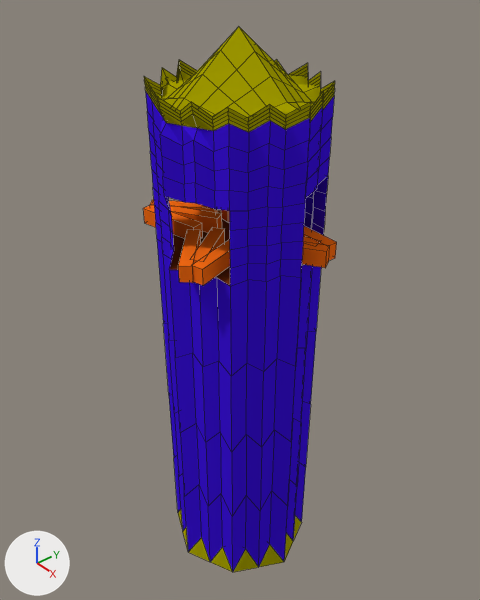
Two versions of the Blender file King Of Kings Docs/NewModels/BuildingModels/Ballistic Tower/ballistictower.blend, one commit apart.
The view is the same before and after, from a camera (50 mm lens) standing at (8.35, -7.11, 12.61) and looking at (-0.24, 0.02, 5.36). The axes (+X, +Y, +Z) are drawn at lower left. The lights are the same throughout. Mesh edges are drawn as thin lines.
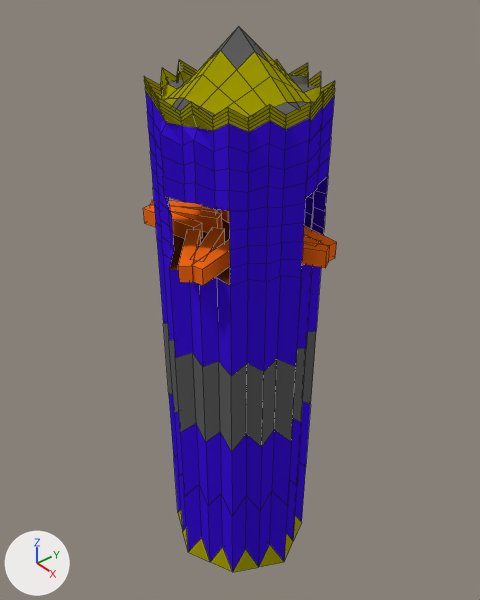
Where the change shows, as pixel boxes (x1, y1, x2, y2) in the pictures (480 x 600 px):
part 1 of me_cube, recoloured
    both: (163, 323, 316, 451)
part 2 of me_cube, recoloured
    both: (167, 80, 187, 89)
part 3 of me_cube, recoloured
    both: (289, 75, 319, 93)
part 4 of me_cube, recoloured
    both: (210, 27, 269, 69)
part 5 of me_cube, recoloured
    both: (274, 102, 313, 115)
part 6 of me_cube, recoloured
    both: (173, 98, 215, 116)

Edits to the bpy script that builds the scene:
```text
Add mat_material_007:
    mat_material_007 = diffuse_material('Material.007')
    mat_material_007.base_color = (0.123, 0.123, 0.123)  # dark grey #626262
Change me_cube:
    where me_cube.from_pydata(...)  # 606 vertices, 593 faces; spans x -1.63..1.63, y -1.57..1.55, z -1.12..1.25
    used by ob_cube; location = (0.0, -0.21, 4.58); scale = (1.0, 1.0, 4.78)
    me_cube part 1: all 32 faces centred in x -1.51..1.51, y -1.44..1.44, z -0.1 switch from mat_material_001 (blue #3e14e2) to mat_material_007 (dark grey #626262)
    me_cube part 2: all 4 faces centred in x -1.26..-1.18, y -0.41..0.41, z 1.03 switch from mat_material_002 (its picture is missing) to mat_material_007 (dark grey #626262)
    me_cube part 3: all 4 faces centred in x -0.41..0.41, y 1.14..1.24, z 1.03..1.04 switch from mat_material_002 (its picture is missing) to mat_material_007 (dark grey #626262)
    me_cube part 4: all 4 faces centred in x -0.18..0.18, y -0.17..0.17, z 1.19 switch from mat_material_002 (its picture is missing) to mat_material_007 (dark grey #626262)
    me_cube part 5: all 4 faces centred in x 1.18..1.29, y -0.41..0.41, z 1.03..1.04 switch from mat_material_002 (its picture is missing) to mat_material_007 (dark grey #626262)
    me_cube part 6: all 3 faces centred in x -0.13..0.4, y -1.21..-1.11, z 1.02..1.03 switch from mat_material_002 (its picture is missing) to mat_material_007 (dark grey #626262)
```
